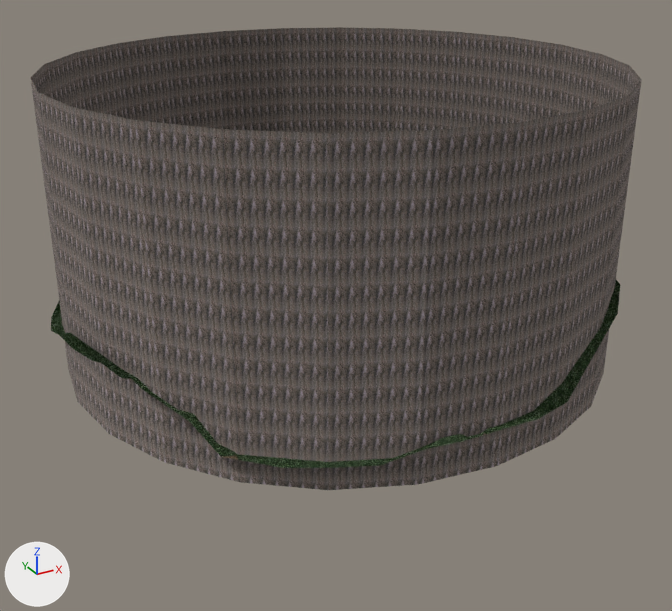
An edit to the Blender file game/levels/meda_terrain.blend, drawn before and after from the same camera.
Both versions are drawn from a 50 mm camera at (-21.2, -40.0, 21.4) aimed at (0.9, 0.1, 1.3). Arrows for +X, +Y and +Z are at lower left; the lights stay in place.

Script lines for the objects in view, before the commit:
```python
me_cylinder = bpy.data.meshes.new('Cylinder')
me_cylinder.from_pydata(...)  # 48 vertices, 24 faces; spans x -13.0..15.9, y -13.5..15.4, z -1.2..13.8
me_cylinder.materials.append(mat_walls)  # picture img_tex_stone_2_png
me_plane_012 = bpy.data.meshes.new('Plane.012')
me_plane_012.from_pydata(...)  # 141 vertices, 121 faces; spans x -13.5..16.1, y -13.6..16.0, z -0.1..6.0
# faces by material slot: [30, 91]
me_plane_012.materials.append(mat_brush)  # picture img_tex_brush_1_png
me_plane_012.materials.append(mat_grass)  # picture img_tex_grass_1_png
ob_cylinder = bpy.data.objects.new('Cylinder', me_cylinder)
ob_cylinder.location = (-0.01, 0.09, 0.0)
ob_mylowpolyterrain2 = bpy.data.objects.new('MyLowPolyTerrain2', me_plane_012)
ob_mylowpolyterrain2.location = (0.0, -0.11, 0.0)
```
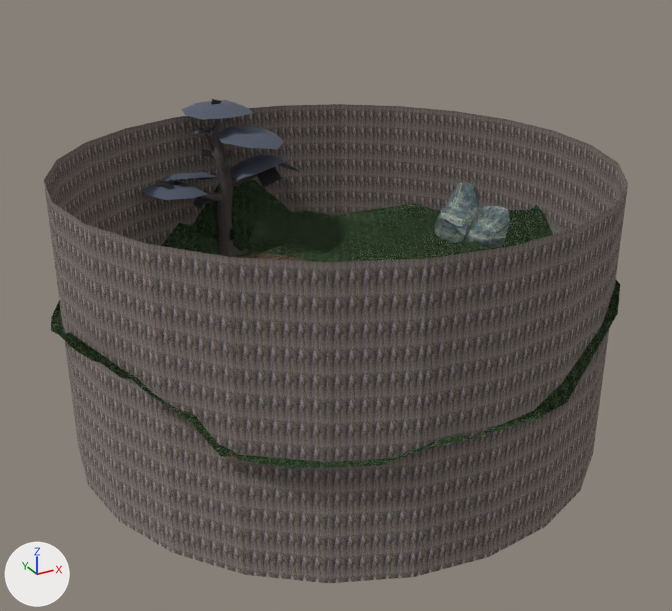
Changed parts and their boxes [x1, y1, x2, y2] in the pictures (672 x 611 px):
'Cylinder', moved
    before: [31, 27, 641, 490]
    after: [44, 104, 628, 583]
'tree1', added
    after: [141, 99, 301, 257]
    faces in mat_m_tree_leaves (dark blue #586172): [141, 100, 284, 207]
    faces in mat_m_tree_bark (dark grey #585050): [179, 119, 257, 257]
    faces in mat_m_branch_alpha (black #1f2023): [157, 99, 301, 242]
'MyLowPolyTerrain2', unchanged, uncovered by the edit
    before: [51, 280, 620, 468]
    after: [51, 178, 620, 468]
'Cube', unchanged, uncovered by the edit
    after: [435, 182, 482, 243]

Diff of the bpy script that builds the scene:
```diff
--- a/game/levels/meda_terrain.blend.py
+++ b/game/levels/meda_terrain.blend.py
@@ mat_m_tree_leaves @@
+mat_m_tree_leaves = principled_material('m_tree_Leaves')
+mat_m_tree_leaves.base_color = (0.0982, 0.119, 0.167)  # dark blue #586172
+mat_m_tree_leaves.metallic = 0.5
+mat_m_tree_leaves.roughness = 0.859
+mat_m_tree_leaves.specular_ior_level = 1.0
@@ mat_m_tree_bark @@
+mat_m_tree_bark = principled_material('m_tree_bark')
+mat_m_tree_bark.base_color = (0.0965, 0.0809, 0.0794)  # dark grey #585050
+mat_m_tree_bark.metallic = 0.5
+mat_m_tree_bark.roughness = 0.859
+mat_m_tree_bark.specular_ior_level = 1.0
@@ mat_m_branch_alpha @@
+mat_m_branch_alpha = principled_material('m_branch_alpha')
+mat_m_branch_alpha.base_color = (0.0134, 0.0145, 0.0171)  # black #1f2023
+mat_m_branch_alpha.metallic = 0.5
+mat_m_branch_alpha.roughness = 0.859
+mat_m_branch_alpha.specular_ior_level = 1.0
@@ mat_standardsurface1 @@
+mat_standardsurface1 = principled_material('standardSurface1')
+mat_standardsurface1.base_color = (0.8, 0.8, 0.8)  # white #e7e7e7
+mat_standardsurface1.metallic = 1.0
+mat_standardsurface1.roughness = 0.553
+mat_standardsurface1.specular_ior_level = 1.0
@@ me_mesh @@
+me_mesh.from_pydata(...)  # 397 vertices, 307 faces; spans x -200.0..186.0, y -18.0..390.0, z -122.0..105.0
+# faces by material slot: [208, 11, 4, 84]
+me_mesh.materials.append(mat_m_tree_bark)  # dark grey #585050
+me_mesh.materials.append(mat_m_branch_alpha)  # black #1f2023
+me_mesh.materials.append(mat_standardsurface1)  # white #e7e7e7
+me_mesh.materials.append(mat_m_tree_leaves)  # dark blue #586172
@@ ob_cylinder @@
 ob_cylinder = bpy.data.objects.new('Cylinder', me_cylinder)
-ob_cylinder.location = (-0.01, 0.09, 0.0)
+ob_cylinder.location = (-0.01, 0.09, -4.87)
@@ ob_tree1 @@
+ob_tree1 = bpy.data.objects.new('tree1', me_mesh)
+ob_tree1.location = (0.0, 12.78, 0.0)
+ob_tree1.rotation_euler = (1.571, 0.0, 0.0)  # degrees (90, 0, 0)
+ob_tree1.scale = (0.0258, 0.0258, 0.0258)
```
